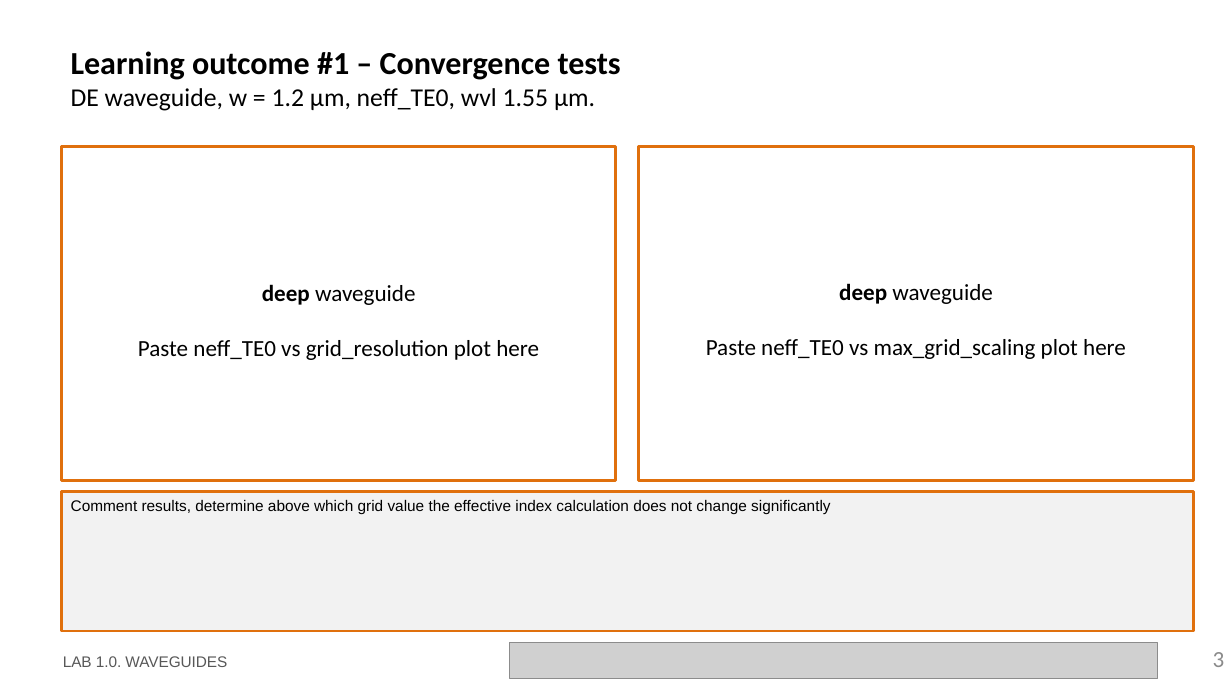
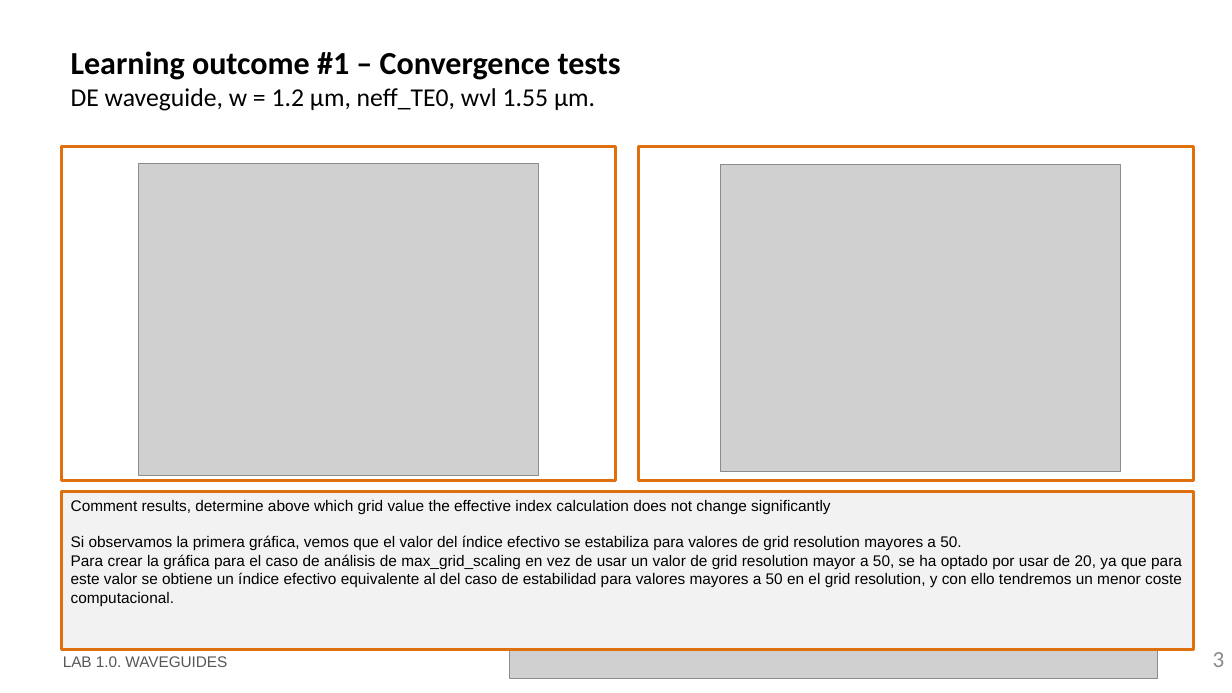
Before and after one commit to snacmuo/pic-upv-lab1, a slide deck: slide 3 of LabBook_10.pptx. Drawn at 1232x693 pixels with LibreOffice and Linux fonts; fonts in the diff are those of the drawing; grey boxes stand for pictures; background and template pictures are left out. Boxes give left, top, right and bottom in pixels: in the first picture for what was removed or moved away, otherwise in the second. Text is boxed around its words. In the diff, an @@ line names an element or a change of style, - is before the commit and + after.

```diff
--- a/LabBook_10.pptx
+++ b/LabBook_10.pptx
@@ picture added at <box>139,164,539,475</box> @@
@@ picture added at <box>720,165,1120,471</box> @@
@@ text "deep waveguide" rewrapped from <box>706,283,1126,359</box> to <box>401,555,521,569</box> @@
@@ rectangle "Comment results, determine above which ...": place and size @@
-rectangle "Comment results, determine above which ..." at <box>62,492,1194,631</box>
+rectangle "Comment results, determine above which ..." at <box>62,492,1194,651</box>
@@ text in rectangle at <box>71,535,1182,606</box>: paragraphs added @@
+Si observamos la primera gráfica, vemos que el valor del índice efectivo se estabiliza para valores de grid resolution mayores a 50.
+Para crear la gráfica para el caso de análisis de max_grid_scaling en vez de usar un valor de grid resolution mayor a 50, se ha optado por usar de 20, ya que para este valor se obtiene un índice efectivo equivalente al del caso de estabilidad para valores mayores a 50 en el grid resolution, y con ello tendremos un menor coste computacional.
```
Also in this commit, not shown: 1 other slide changed, 2 other files.
